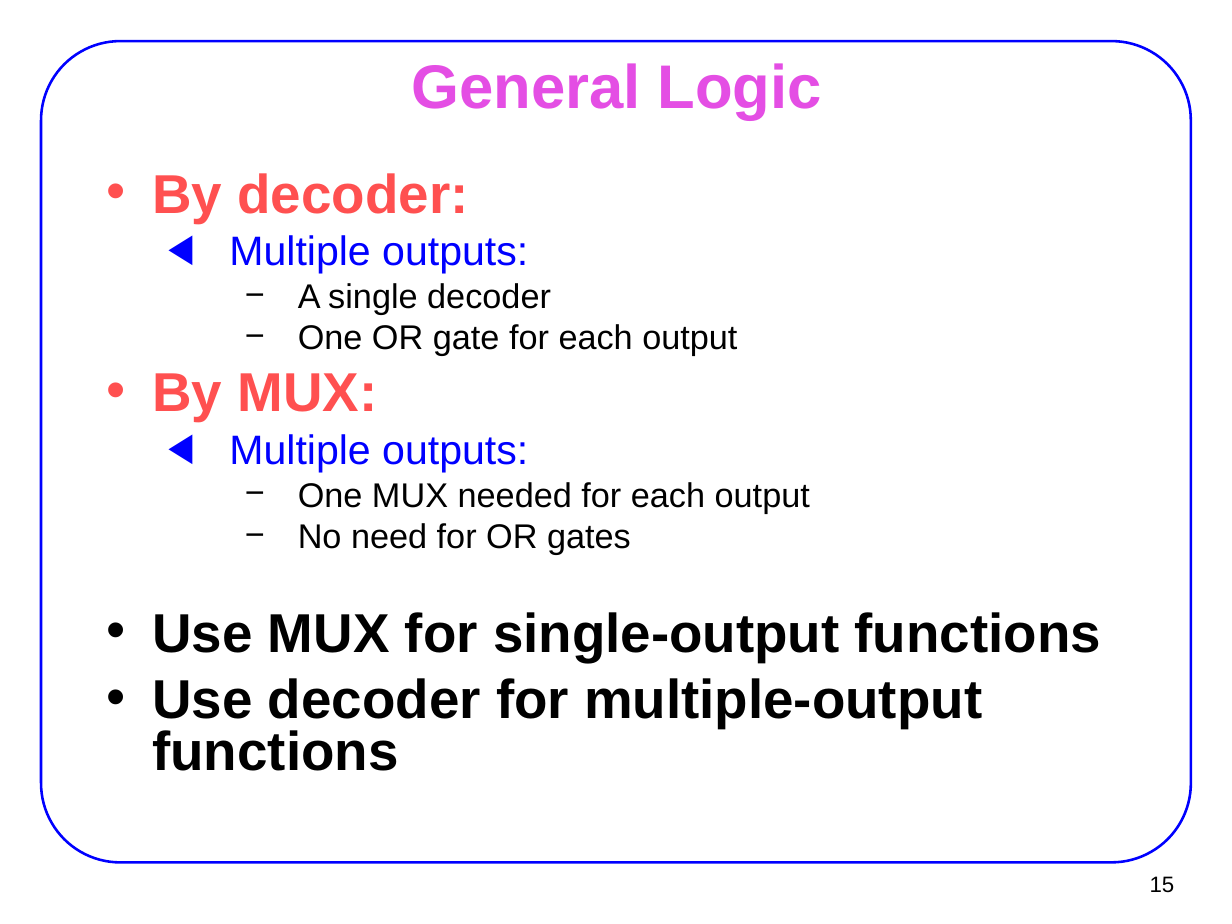
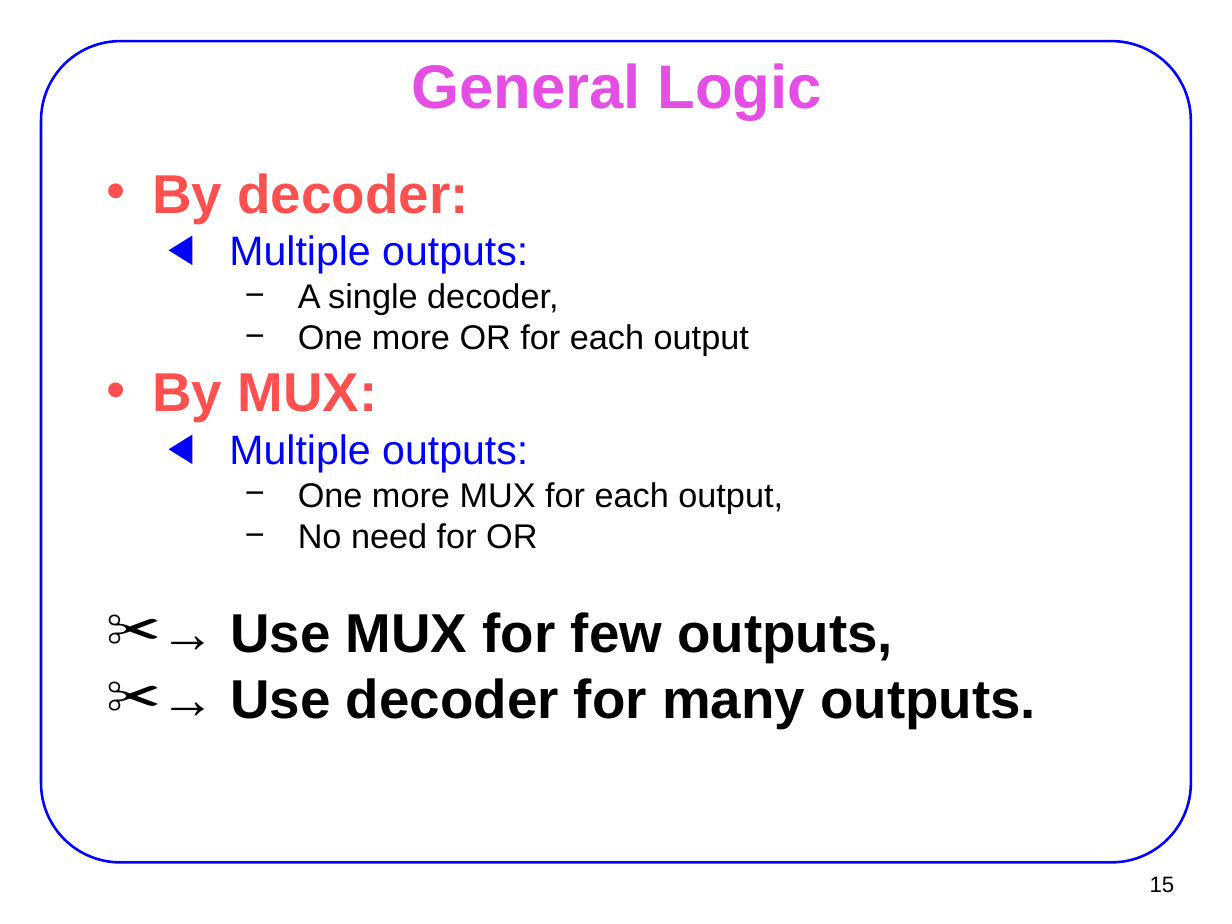
Before and after one commit to AUT-CE-Archive/AUT-CE-LC, a slide deck: slide 15 of Slides/07_mux.ppt. Drawn at 1232x924 pixels with LibreOffice and Linux fonts; fonts in the diff are those of the drawing. Boxes give left, top, right and bottom in pixels: in the first picture for what was removed or moved away, otherwise in the second. Text is boxed around its words. In the diff, an @@ line names an element or a change of style, - is before the commit and + after.

```diff
--- a/Slides/07_mux.ppt
+++ b/Slides/07_mux.ppt
@@ text at (x1=298, y1=283, x2=749, y2=356): text changed @@
-    − A single decoder
-    − One OR gate for each output
+    − A single decoder,
+    − One more OR for each output
@@ text at (x1=230, y1=482, x2=1036, y2=728): text changed @@
-    − One MUX needed for each output
-    − No need for OR gates
-• Use MUX for single-output functions
-• Use decoder for multiple-output functions
+    − One more MUX for each output,
+    − No need for OR
+✂ → Use MUX for few outputs,
+✂ → Use decoder for many outputs.
```
Also in this commit, not shown: 13 other slides changed, 1 slide added, 1 slide removed, 31 other files.
